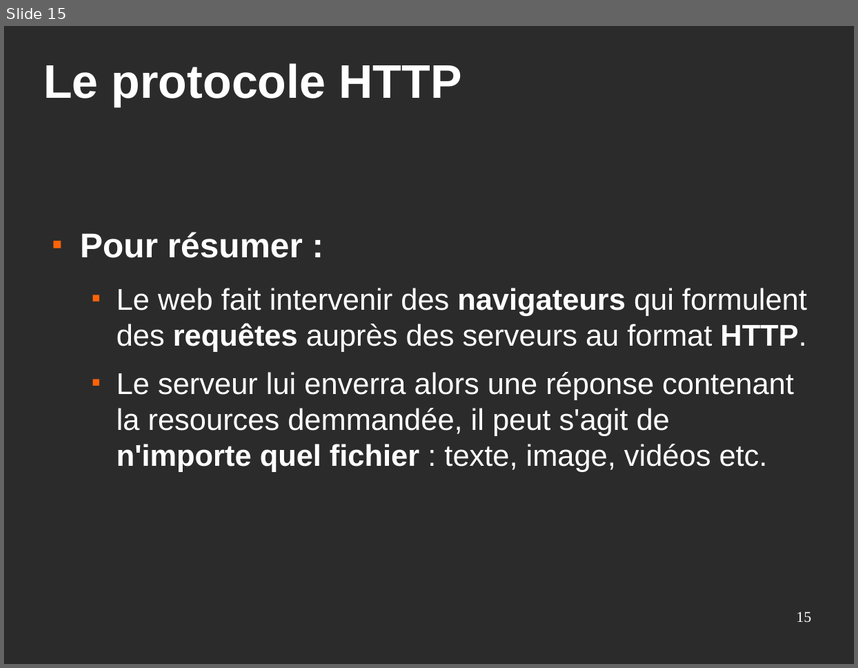
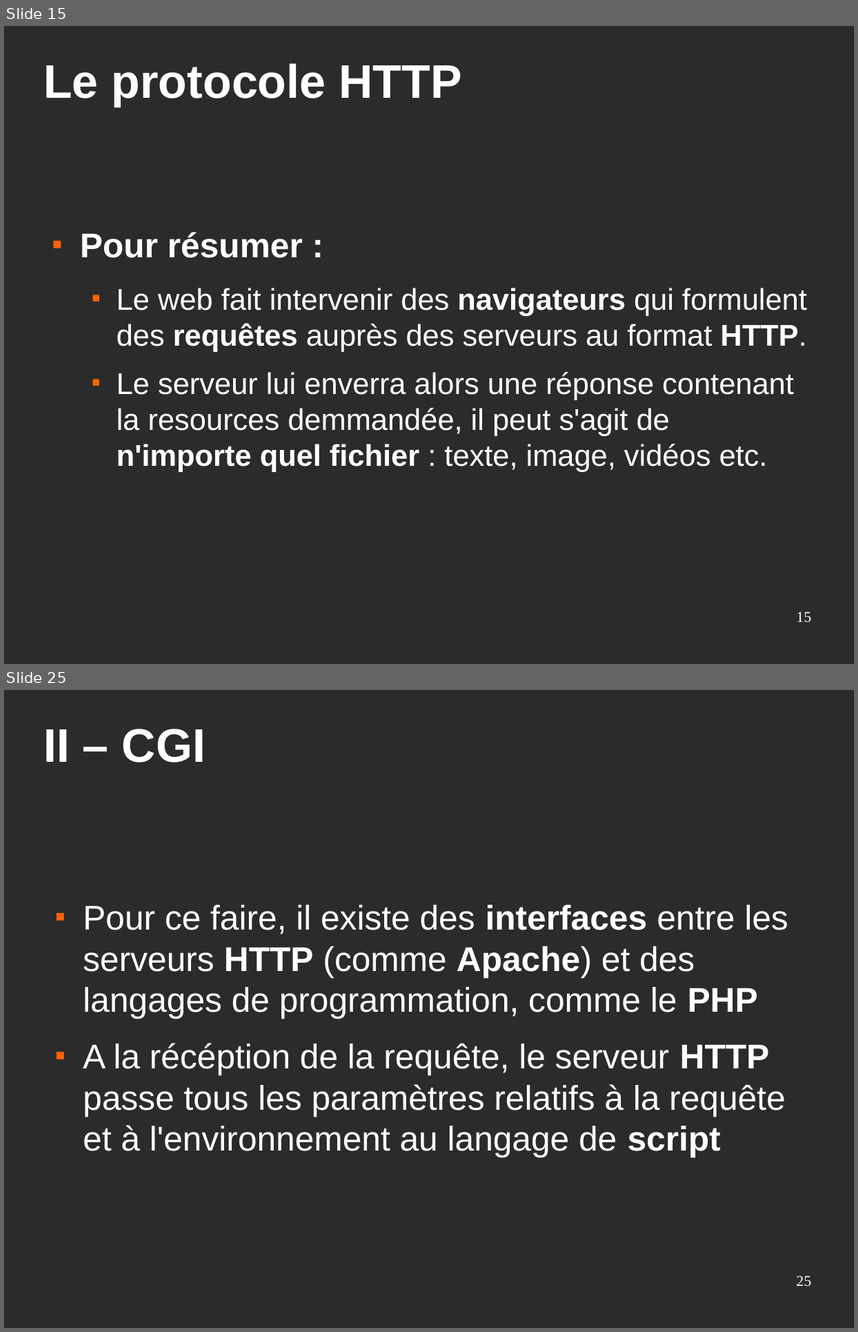
Before and after one commit to Eirbware/Formation, a slide deck: presentations/fondements.odp. Shown one above the other, each under a label of ours: slide 15 before the commit, slides 15 and 25 after it; the slides between them are not shown. The pictures are 858x668 and 858x1332 pixels, drawn with LibreOffice and Linux fonts; fonts in the diff are those of the drawing; background and template pictures are left out; a plain dark background stands for a picture behind light text. Boxes give left, top, right and bottom in pixels: in the first picture for what was removed or moved away, otherwise in the second. Text is boxed around its words. In the diff, an @@ line names an element or a change of style, - is before the commit and + after.

```diff
--- a/presentations/fondements.odp
+++ b/presentations/fondements.odp
@@ slide 25 added at bbox=[4, 690, 854, 1328], background picture (left out) @@
@@ title added at bbox=[43, 729, 205, 762], 44 pt, text #FFFFFF, bold @@
+II – CGI
@@ text added at bbox=[83, 905, 788, 1157], 32 pt, text #FFFFFF @@
+■ Pour ce faire, il existe des interfaces entre les serveurs HTTP (comme Apache) et des langages de programmation, comme le PHP
+■ A la récéption de la requête, le serveur HTTP passe tous les paramètres relatifs à la requête et à l'environnement au langage de script
@@ page number added at bbox=[796, 1275, 811, 1286], 14 pt, text #FFFFFF @@
+25
```
Also in this commit, not shown: 3 slides changed, 13 other slides added.
